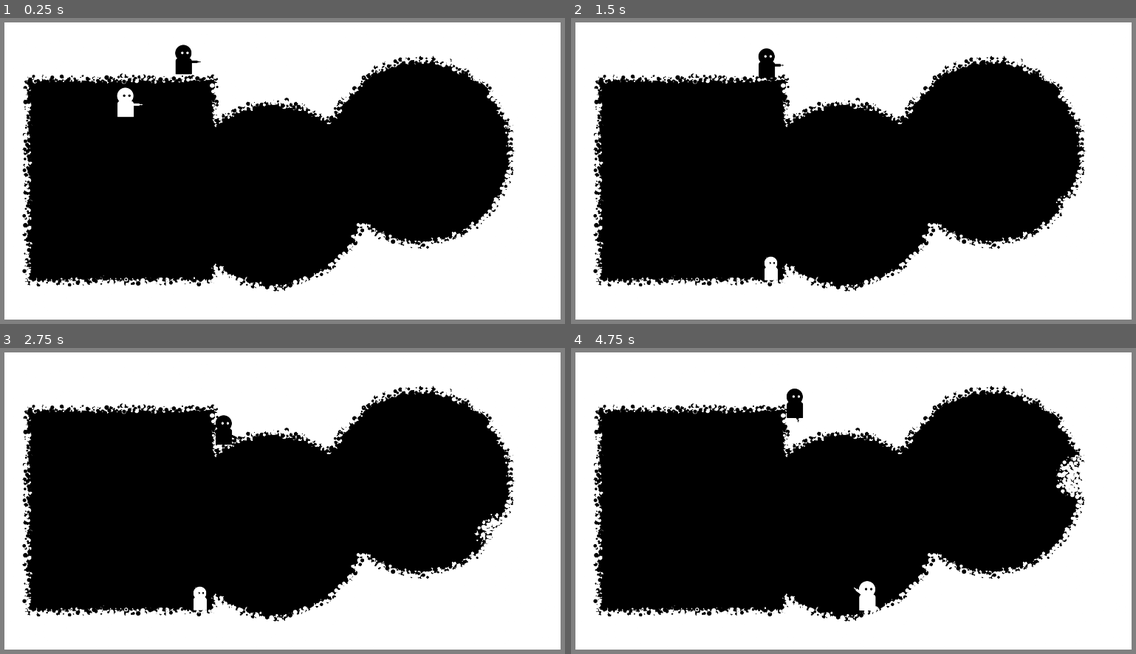
Above: before the commit, frames 1-4 (two rows, left to right).
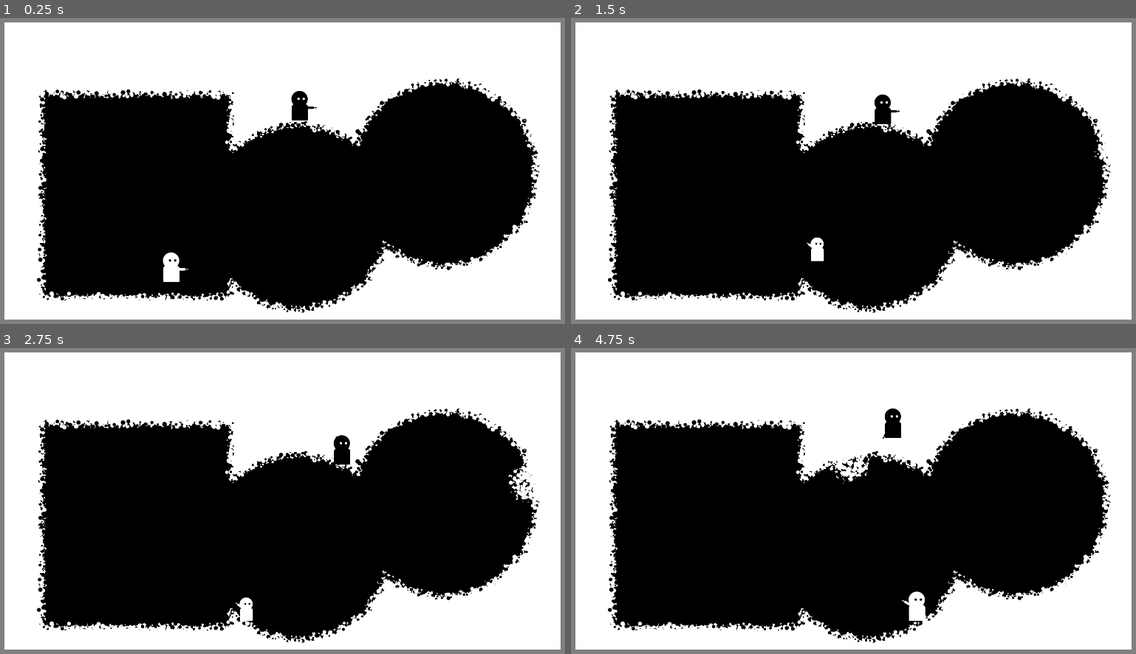
Above: after the commit, the same moments.

Repository: RobotRamen/margin
Game: Godot game, scene res://level_0.tscn
Same seed, same stepped clock (60 frames per second), same inputs: the game is played once before the commit and once after it.
Inputs (mouse positions are in pixels of both pictures, inside the frame that each line leads up to):
- Up to frame 1 (0.25 s): no input
- Up to frame 2 (1.5 s): move the mouse to (983, 155) at 0.52 s; hold D (right_0) from 0.53 s (still down); tap Ctrl (restore_0) at 0.6 s; click (983, 155) at 0.67 s; tap Space (jump_0) at 0.77 s; move the mouse to (734, 186) at 1.27 s; tap E (switch) at 1.35 s
- Up to frame 3 (2.75 s): tap Space (jump_0) at 1.52 s; move the mouse to (339, 427) at 2.02 s; release D (right_0) at 2.03 s; hold A (left_0) from 2.03 s (still down); tap Ctrl (restore_0) at 2.1 s
- Up to frame 4 (4.75 s): tap Enter at 2.75 s; move the mouse to (825, 568) at 2.77 s; release A (left_0) at 2.78 s; hold D (right_0) 2.78-4.28 s; tap E (switch) at 2.85, 4.35 s; click (825, 568) at 2.92 s; tap Space (jump_0) at 3.02, 3.77, 4.52 s; move the mouse to (1028, 549) at 3.52 s; tap Ctrl (restore_0) at 3.6 s; move the mouse to (678, 452) at 4.27 s; hold A (left_0) from 4.28 s (still down)

The runs differ from the first frame. In frame 1, 17% of the frame differs, in the area x 3-96%, y 8-97%; in frame 2, 17%; in frame 3, 16%; in frame 4, 18%, in the area x 3-96%, y 12-97%.

Commit message:
minor edit

Diff:
--- a/black_restore.gd
+++ b/black_restore.gd
@@ -9,7 +9,7 @@
 	direction = initial_direction
 
 func _physics_process(delta):
-	var direction_to_character : Vector2 = (black_character.position + Vector2(0,-50)) - position
+	var direction_to_character : Vector2 = (black_character.position + Vector2(0,-50)*black_character.scale.x) - position
 	direction_to_character = direction_to_character.normalized()
 	direction = ((direction_to_character + direction*3)/4).normalized()
 	speed = (speed*4 + final_speed)/5
--- a/level_0.tscn
+++ b/level_0.tscn
@@ -23,11 +23,11 @@
 [node name="pixeller" parent="." instance=ExtResource("1_gfatq")]
 
 [node name="whiteSpawner" parent="." instance=ExtResource("2_y3qo1")]
-position = Vector2(449, 316)
+position = Vector2(598, 877)
 scene = ExtResource("1_khf3c")
 
 [node name="blackSpawner" parent="." instance=ExtResource("2_y3qo1")]
-position = Vector2(638, 200)
+position = Vector2(1016, 350)
 scene = ExtResource("2_ulvfy")
 
 [node name="Camera2D" type="Camera2D" parent="."]
@@ -37,15 +37,15 @@
 collision_layer = 0
 
 [node name="CollisionShape2D" type="CollisionShape2D" parent="black_start"]
-position = Vector2(1406, 477)
+position = Vector2(1484.75, 548)
 shape = SubResource("CircleShape2D_umgoa")
 
 [node name="CollisionShape2D2" type="CollisionShape2D" parent="black_start"]
-position = Vector2(931, 618)
+position = Vector2(1009.75, 689)
 shape = SubResource("CircleShape2D_umgoa")
 
 [node name="CollisionShape2D3" type="CollisionShape2D" parent="black_start"]
-position = Vector2(434.25, 571.125)
+position = Vector2(484, 619)
 shape = SubResource("RectangleShape2D_yroj7")
 
 [node name="walls" type="Node2D" parent="."]
--- a/level_1.tscn
+++ b/level_1.tscn
@@ -7,21 +7,27 @@
 [ext_resource type="PackedScene" uid="uid://bxvj02pacs423" path="res://black_start.tscn" id="5_pk3jg"]
 
 [sub_resource type="RectangleShape2D" id="RectangleShape2D_3ymvw"]
-size = Vector2(350, 342)
+size = Vector2(540, 425)
 
 [sub_resource type="RectangleShape2D" id="RectangleShape2D_wn6d5"]
 size = Vector2(458, 47.5)
+
+[sub_resource type="RectangleShape2D" id="RectangleShape2D_8vbxx"]
+size = Vector2(55, 1080)
+
+[sub_resource type="RectangleShape2D" id="RectangleShape2D_f8drb"]
+size = Vector2(1920, 55)
 
 [node name="level_1" type="Node2D"]
 
 [node name="pixeller" parent="." instance=ExtResource("1_4mtyt")]
 
 [node name="whiteSpawner" parent="." instance=ExtResource("2_yd86t")]
-position = Vector2(199, 458)
+position = Vector2(593, 685)
 scene = ExtResource("3_8hvln")
 
 [node name="blackSpawner" parent="." instance=ExtResource("2_yd86t")]
-position = Vector2(216, 151)
+position = Vector2(638, 350)
 scene = ExtResource("4_42frj")
 
 [node name="Camera2D" type="Camera2D" parent="."]
@@ -31,13 +37,76 @@
 collision_layer = 0
 
 [node name="CollisionShape2D" type="CollisionShape2D" parent="black_start"]
-position = Vector2(242, 462)
+position = Vector2(541, 648)
 shape = SubResource("RectangleShape2D_3ymvw")
 
 [node name="CollisionShape2D2" type="CollisionShape2D" parent="black_start"]
-position = Vector2(943, 462)
+position = Vector2(1360, 648)
 shape = SubResource("RectangleShape2D_3ymvw")
 
 [node name="CollisionShape2D3" type="CollisionShape2D" parent="black_start"]
-position = Vector2(591, 609.75)
+position = Vector2(985, 836.75)
 shape = SubResource("RectangleShape2D_wn6d5")
+
+[node name="walls" type="Node2D" parent="."]
+
+[node name="wall3" type="StaticBody2D" parent="walls"]
+z_index = 3
+collision_layer = 3
+collision_mask = 0
+
+[node name="ColorRect" type="ColorRect" parent="walls/wall3"]
+offset_right = 55.0
+offset_bottom = 1080.0
+color = Color(0.5, 0.5, 0.5, 1)
+metadata/_edit_use_anchors_ = true
+
+[node name="CollisionShape2D" type="CollisionShape2D" parent="walls/wall3"]
+position = Vector2(27, 540)
+shape = SubResource("RectangleShape2D_8vbxx")
+
+[node name="wall2" type="StaticBody2D" parent="walls"]
+z_index = 3
+position = Vector2(0, 1025)
+collision_layer = 3
+collision_mask = 0
+
+[node name="ColorRect" type="ColorRect" parent="walls/wall2"]
+offset_right = 1920.0
+offset_bottom = 55.0
+color = Color(0.5, 0.5, 0.5, 1)
+metadata/_edit_use_anchors_ = true
+
+[node name="CollisionShape2D" type="CollisionShape2D" parent="walls/wall2"]
+position = Vector2(960, 27)
+shape = SubResource("RectangleShape2D_f8drb")
+
+[node name="wall" type="StaticBody2D" parent="walls"]
+z_index = 3
+collision_layer = 3
+collision_mask = 0
+
+[node name="ColorRect" type="ColorRect" parent="walls/wall"]
+offset_right = 1920.0
+offset_bottom = 55.0
+color = Color(0.5, 0.5, 0.5, 1)
+metadata/_edit_use_anchors_ = true
+
+[node name="CollisionShape2D" type="CollisionShape2D" parent="walls/wall"]
+position = Vector2(960, 27)
+shape = SubResource("RectangleShape2D_f8drb")
+
+[node name="wall4" type="StaticBody2D" parent="walls"]
+z_index = 3
+position = Vector2(1865, 0)
+collision_layer = 3
+collision_mask = 0
+
+[node name="ColorRect" type="ColorRect" parent="walls/wall4"]
+offset_right = 55.0
+offset_bottom = 1080.0
+color = Color(0.5, 0.5, 0.5, 1)
+
+[node name="CollisionShape2D" type="CollisionShape2D" parent="walls/wall4"]
+position = Vector2(27, 540)
+shape = SubResource("RectangleShape2D_8vbxx")
--- a/white_restore.gd
+++ b/white_restore.gd
@@ -9,7 +9,7 @@
 	direction = initial_direction
 
 func _physics_process(delta):
-	var direction_to_character : Vector2 = (white_character.position + Vector2(0,-50)) - position
+	var direction_to_character : Vector2 = (white_character.position + Vector2(0,-50)*white_character.scale.x) - position
 	direction_to_character = direction_to_character.normalized()
 	direction = ((direction_to_character + direction*3)/4).normalized()
 	speed = (speed*4 + final_speed)/5
Not shown: 1 places in level_1.tscn that only renumber resources
